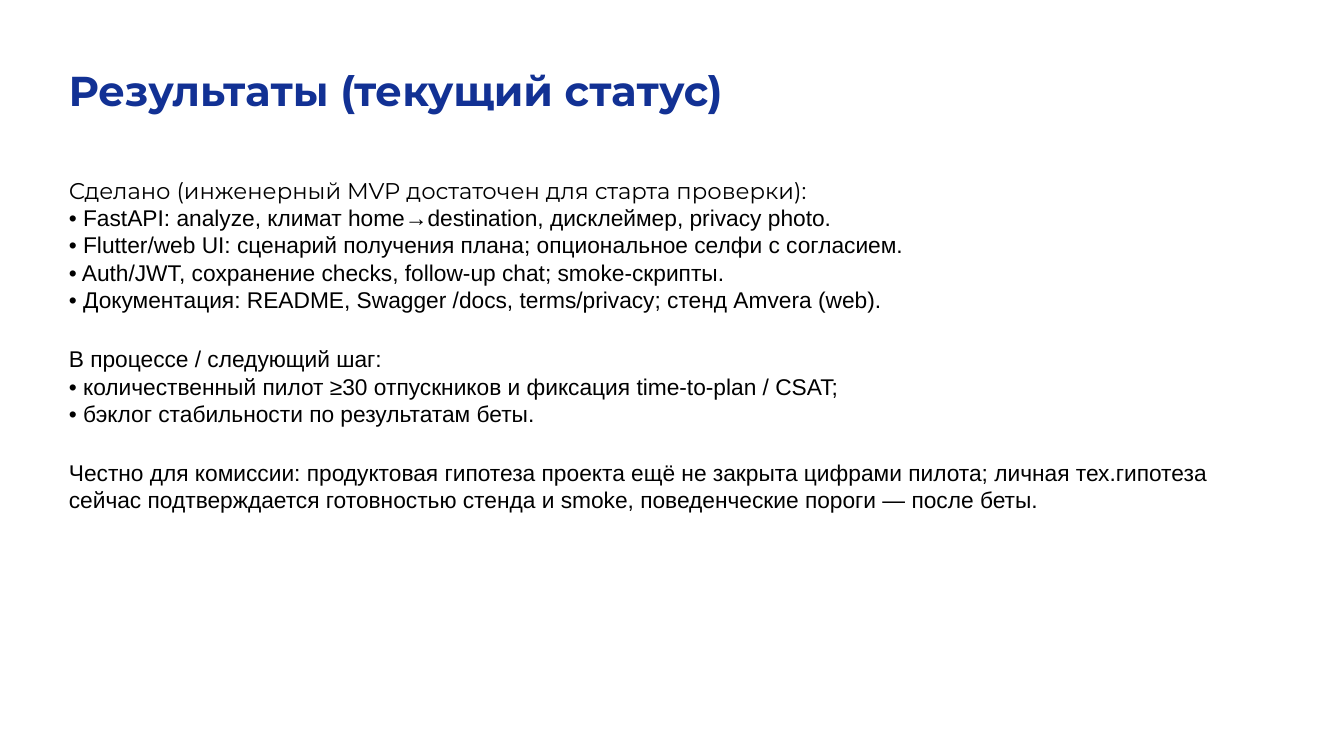
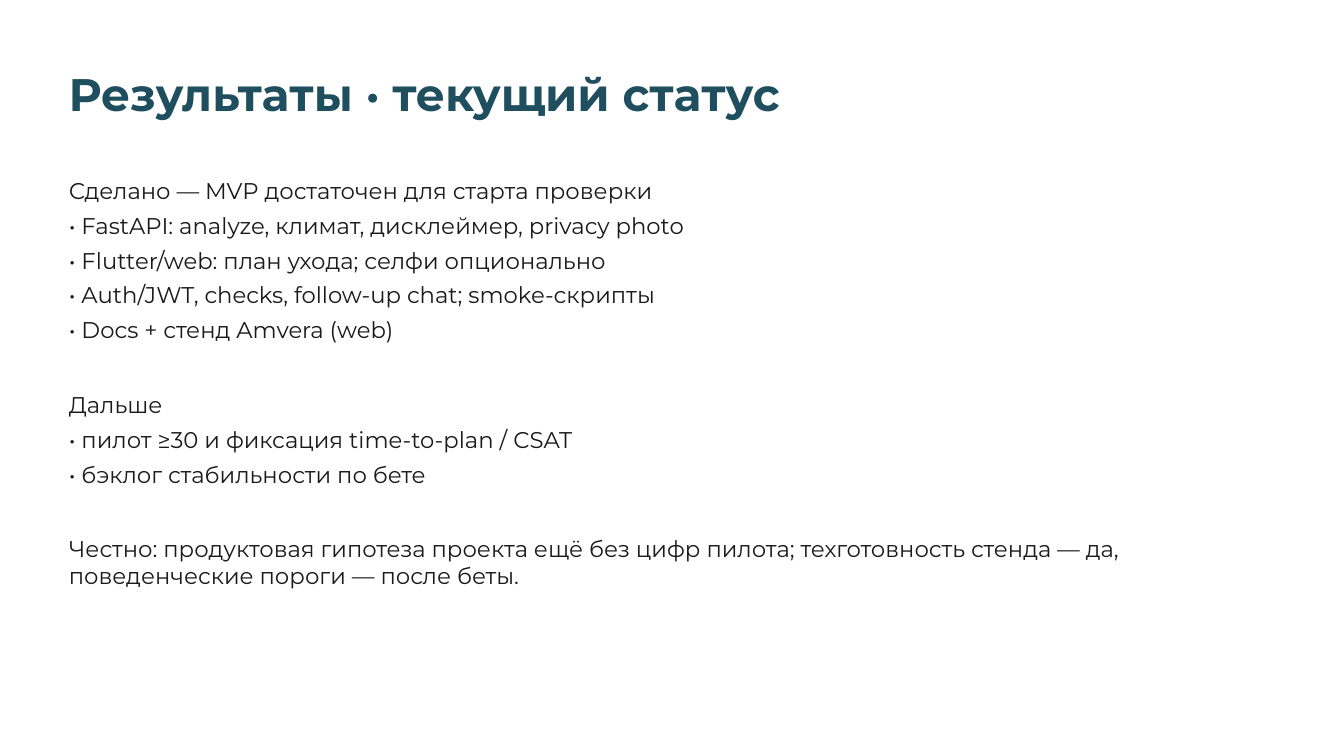
Before and after one commit to artur-ger/GlowAi, a slide deck: slide 9 of docs/Чепурных_Артур_индивидуальная_НИР3_GlowAi.pptx. Drawn at 1344x753 pixels with LibreOffice and Linux fonts; fonts in the diff are those of the drawing. Boxes give left, top, right and bottom in pixels: in the first picture for what was removed or moved away, otherwise in the second. Text is boxed around its words. In the diff, an @@ line names an element or a change of style, - is before the commit and + after.

```diff
--- a/docs/Чепурных_Артур_индивидуальная_НИР3_GlowAi.pptx
+++ b/docs/Чепурных_Артур_индивидуальная_НИР3_GlowAi.pptx
@@ text at (x1=69, y1=76, x2=780, y2=121): text changed; size 22 to 24 pt; text colour #123194 to #1F4E5F @@
-Результаты (текущий статус)
+Результаты · текущий статус
@@ text at (x1=69, y1=183, x2=1119, y2=589): text changed; font Arial to Montserrat; text colour #000000 to #1A1A1A @@
-Сделано (инженерный MVP достаточен для старта проверки):
-• FastAPI: analyze, климат home→destination, дисклеймер, privacy photo.
-• Flutter/web UI: сценарий получения плана; опциональное селфи с согласием.
-• Auth/JWT, сохранение checks, follow-up chat; smoke-скрипты.
-• Документация: README, Swagger /docs, terms/privacy; стенд Amvera (web).
-В процессе / следующий шаг:
-• количественный пилот ≥30 отпускников и фиксация time-to-plan / CSAT;
-• бэклог стабильности по результатам беты.
-Честно для комиссии: продуктовая гипотеза проекта ещё не закрыта цифрами пилота; личная тех.гипотеза сейчас подтверждается готовностью стенда и smoke, поведенческие пороги — после беты.
+Сделано — MVP достаточен для старта проверки
+• FastAPI: analyze, климат, дисклеймер, privacy photo
+• Flutter/web: план ухода; селфи опционально
+• Auth/JWT, checks, follow-up chat; smoke-скрипты
+• Docs + стенд Amvera (web)
+Дальше
+• пилот ≥30 и фиксация time-to-plan / CSAT
+• бэклог стабильности по бете
+Честно: продуктовая гипотеза проекта ещё без цифр пилота; техготовность стенда — да, поведенческие пороги — после беты.
```
Also in this commit, not shown: 12 other slides changed, 1 slide added, 1 slide removed, 27 other files.
